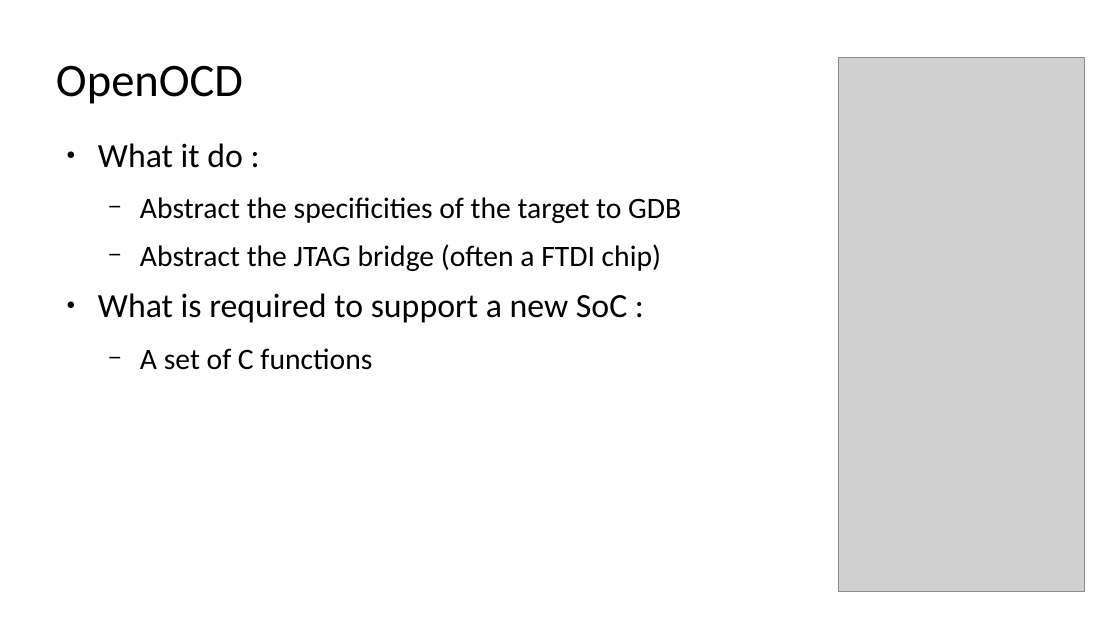
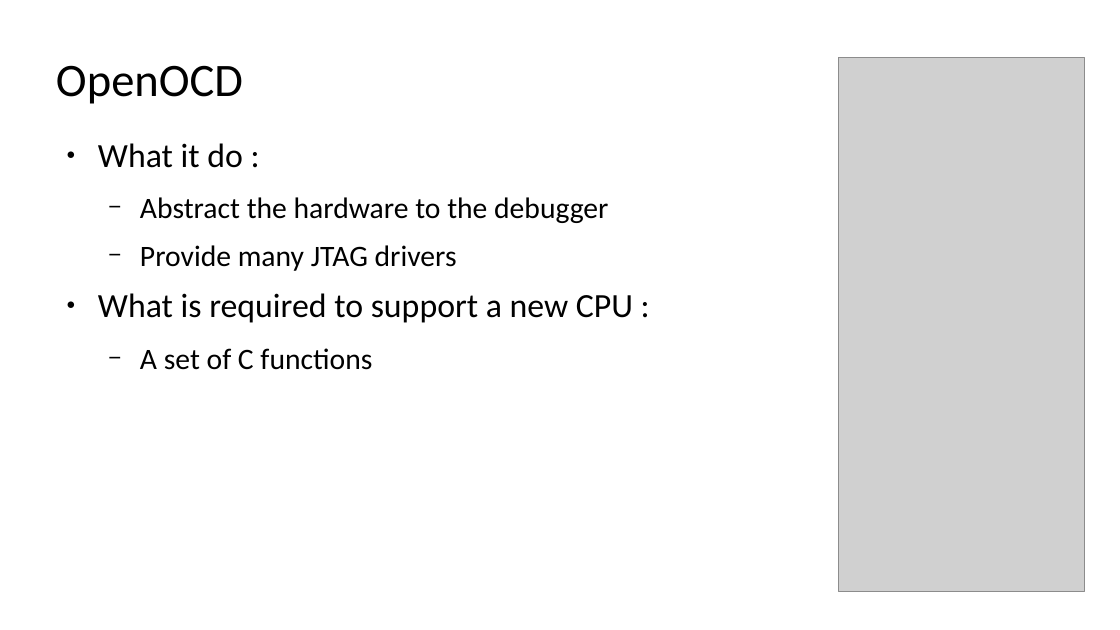
Before and after one commit to SpinalHDL/SpinalDoc, a slide deck: slide 12 of presentation/en/fsic2019.odp (slide 13 before the commit). Drawn at 1120x630 pixels with LibreOffice and Linux fonts; fonts in the diff are those of the drawing; grey boxes stand for pictures. Boxes give left, top, right and bottom in pixels: in the first picture for what was removed or moved away, otherwise in the second. Text is boxed around its words. In the diff, an @@ line names an element or a change of style, - is before the commit and + after.

```diff
--- a/presentation/en/fsic2019.odp
+++ b/presentation/en/fsic2019.odp
@@ text at [98,197,633,323]: text changed @@
-  − Abstract the specificities of the target to GDB
-  − Abstract the JTAG bridge (often a FTDI chip)
-● What is required to support a new SoC :
+  − Abstract the hardware to the debugger
+  − Provide many JTAG drivers
+● What is required to support a new CPU :
```
Also in this commit, not shown: 11 other slides changed, 8 slides added, 6 slides removed, 1 other file.
